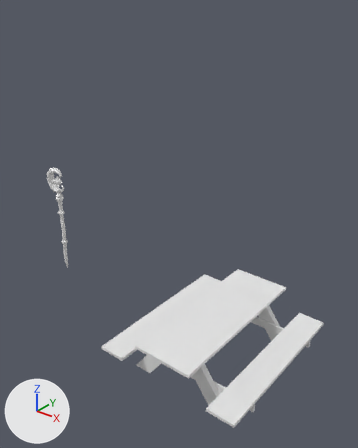
The Blender file Blender/Files/Wizard Staff.blend, before and after one commit.
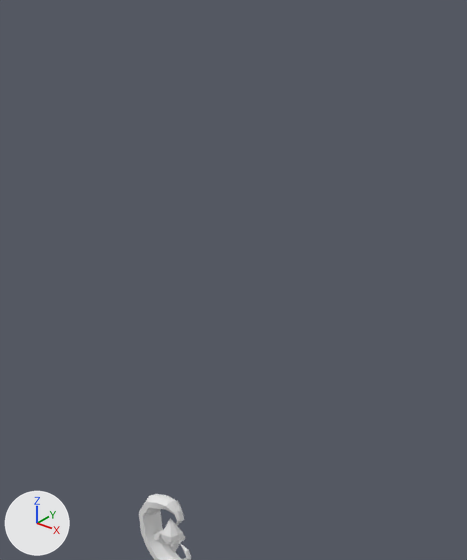
There are two pictures of each version: one whole from a camera (50 mm lens) standing at (5.62, -4.19, 2.15) and looking at (2.36, -0.12, -0.37), one close up on the part from 0% to 44% of the width and 0% to 42% of the height. Lighting does not change. The marker at lower left points along +X, +Y and +Z.

Script lines for the objects in view, before the commit:
```python
me_cylinder = bpy.data.meshes.new('Cylinder')
me_cylinder.from_pydata(...)  # 458 vertices, 489 faces; spans x -0.2..0.12, y -0.07..0.06, z 0.0..1.66
me_cylinder.polygons.foreach_set('use_smooth', [True] * 489)
ob_cylinder = bpy.data.objects.new('Cylinder', me_cylinder)
ob_cylinder.location = (0.0, 0.0, 0.0)
ob_cylinder.delta_location = (0.0135, 0.000129, -1.905)
```
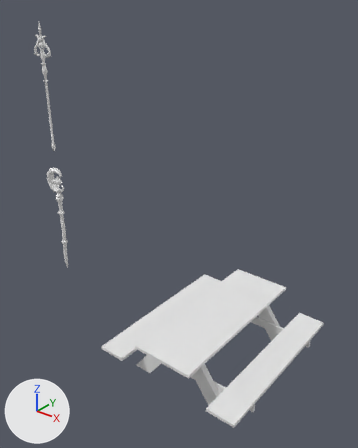
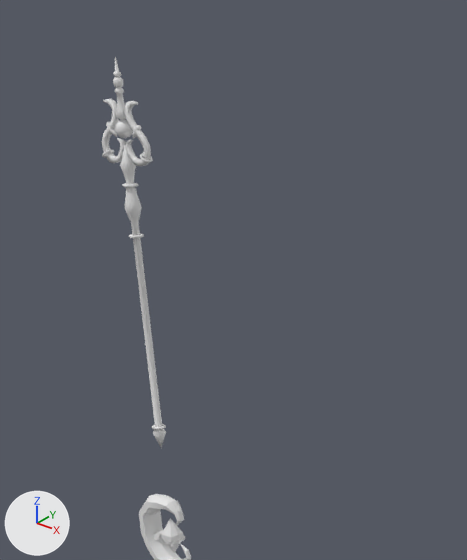
What differs and where, as boxes [x1, y1, x2, y2] in the close-ups (467 x 560 px):
```json
{"object": "Torus.001", "change": "added", "after": [102, 57, 166, 448]}
```

Scene script edits in JSON lines:
```json
{"op": "add", "block": "me_torus_000", "code": ["me_torus_000 = bpy.data.meshes.new('Torus.000')", "me_torus_000.from_pydata(...)  # 928 vertices, 940 faces; spans x -0.17..0.15, y -0.04..0.04, z -0.07..1.73"]}
{"op": "add", "block": "ob_torus_001", "code": ["ob_torus_001 = bpy.data.objects.new('Torus.001', me_torus_000)", "ob_torus_001.location = (0.0, 0.0, 0.0)", "ob_torus_001.delta_location = (0.0000729, 0.0, -0.000834)"]}
```
